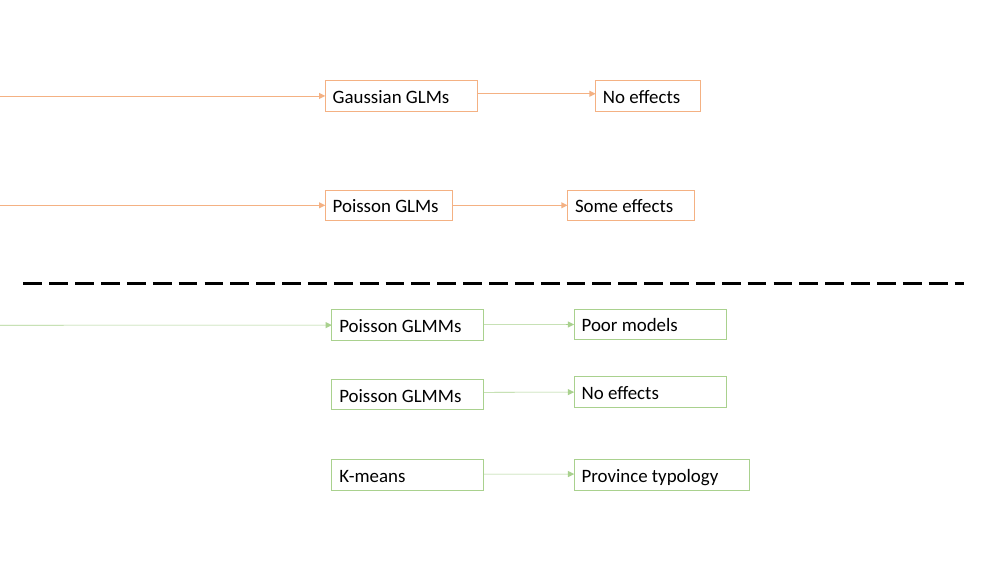
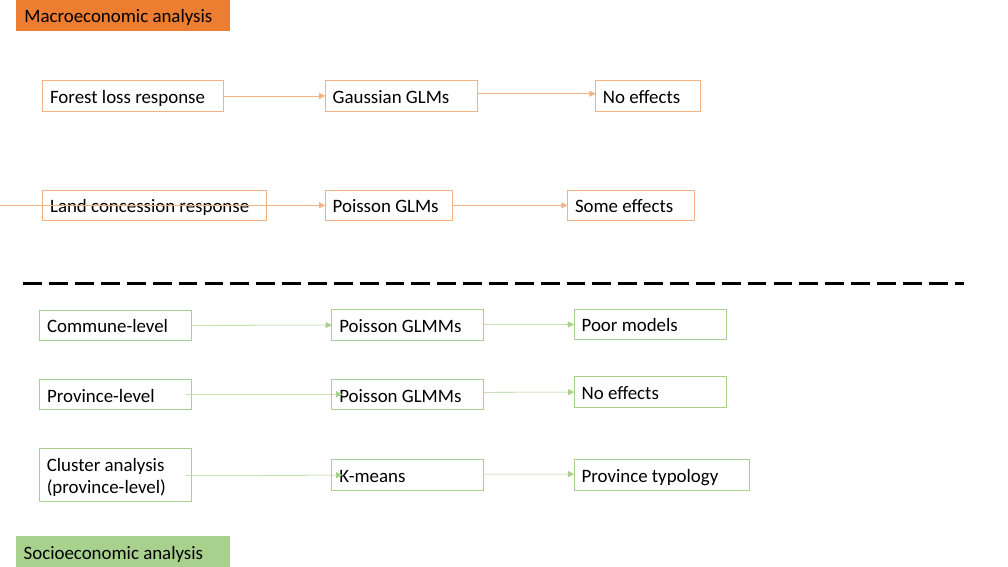
Before and after one commit to mattnuttall00/PhD_Chapter1, a slide deck: slide 1 of Write up/Methods_overview_figure.pptx. Drawn at 1008x567 pixels with LibreOffice and Linux fonts; fonts in the diff are those of the drawing. Boxes give left, top, right and bottom in pixels: in the first picture for what was removed or moved away, otherwise in the second. Text is boxed around its words. In the diff, an @@ line names an element or a change of style, - is before the commit and + after.

```diff
--- a/Write up/Methods_overview_figure.pptx
+++ b/Write up/Methods_overview_figure.pptx
@@ rectangle added at (17, 0, 230, 30), fill #ED7D31, outline #ED7D31 0.75 pt, 18 pt, text #000000 @@
+Macroeconomic analysis
@@ rectangle added at (42, 81, 223, 111), outline #F4B183 0.75 pt, 18 pt, text #000000 @@
+Forest loss response
@@ arrow moved from (0, 96) - (325, 96) to (223, 96) - (325, 96) @@
@@ rectangle added at (42, 190, 266, 220), outline #F4B183 0.75 pt, 18 pt, text #000000 @@
+Land concession response
@@ rectangle added at (40, 310, 192, 340), outline #A9D18E 0.75 pt, 18 pt, text #000000 @@
+Commune-level
@@ arrow moved from (0, 325) - (332, 325) to (192, 325) - (332, 325) @@
@@ rectangle added at (40, 380, 192, 410), outline #A9D18E 0.75 pt, 18 pt, text #000000 @@
+Province-level
@@ arrow added from (186, 395) to (343, 395), #A9D18E 0.5 pt @@
@@ rectangle added at (39, 448, 191, 502), outline #A9D18E 0.75 pt, 18 pt, text #000000 @@
+Cluster analysis (province-level)
@@ arrow added from (186, 476) to (343, 476), #A9D18E 0.5 pt @@
@@ rectangle added at (16, 537, 229, 567), fill #A9D18E, outline #A9D18E 0.75 pt, 18 pt, text #000000 @@
+Socioeconomic analysis
```
Also in this commit, not shown: 1 other slide changed.
